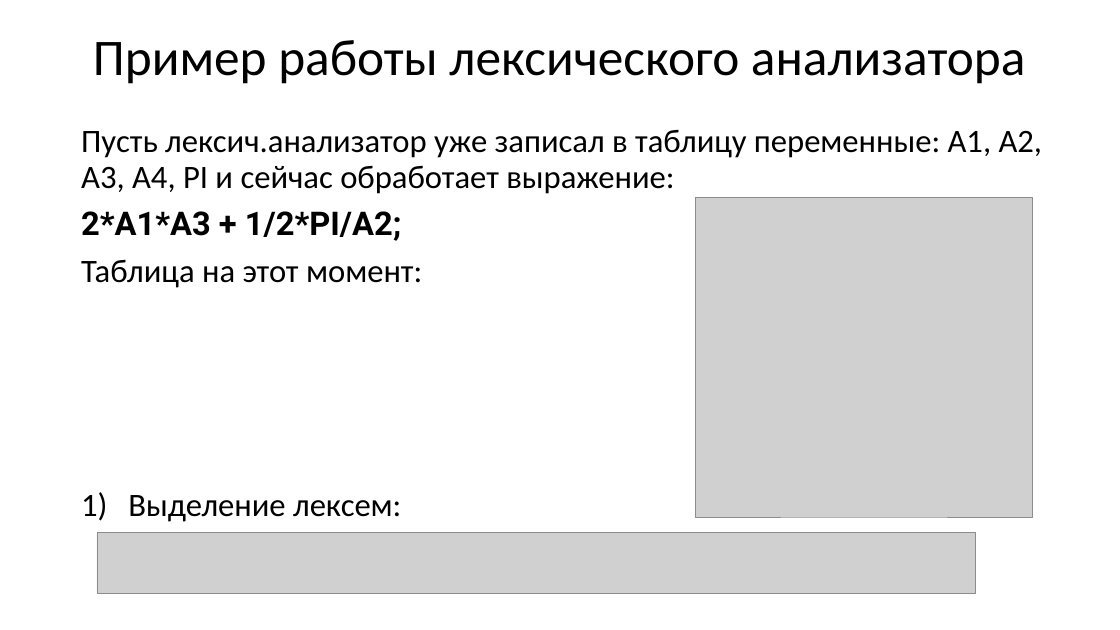
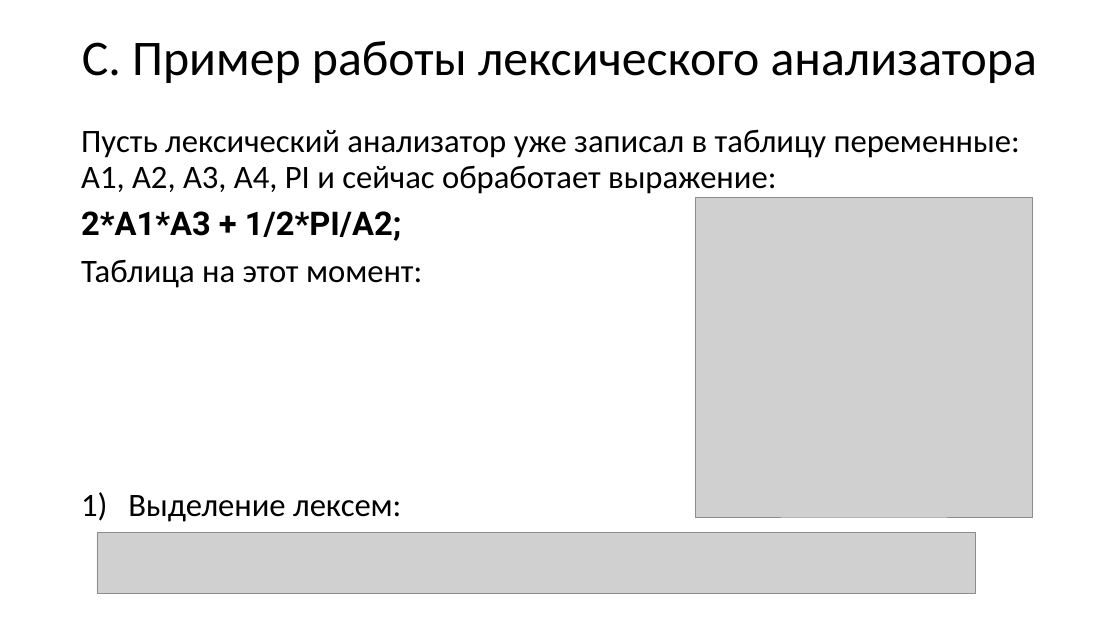
Before and after one commit to goddamnteam/korzun, a slide deck: slide 11 of task3.pptx. Drawn at 1120x630 pixels with LibreOffice and Linux fonts; fonts in the diff are those of the drawing; grey boxes stand for pictures. Boxes give left, top, right and bottom in pixels: in the first picture for what was removed or moved away, otherwise in the second. Text is boxed around its words. In the diff, an @@ line names an element or a change of style, - is before the commit and + after.

```diff
--- a/task3.pptx
+++ b/task3.pptx
@@ title at [82,41,1037,83]: text changed; size 44 to 42.7 pt @@
-Пример работы лексического анализатора
+C. Пример работы лексического анализатора
@@ text at [81,129,1020,194]: text changed @@
-Пусть лексич.анализатор уже записал в таблицу переменные: A1, A2, A3, A4, PI и сейчас обработает выражение:
+Пусть лексический анализатор уже записал в таблицу переменные: A1, A2, A3, A4, PI и сейчас обработает выражение:
```
Also in this commit, not shown: 33 other slides changed, 1 slide added, 1 slide removed.
